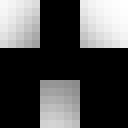
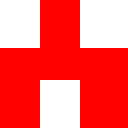
Before/after of a 128 × 128 layered artwork. What changed in the layer stack:
added layer "图层 #1" above "图层" over left=0, top=0, right=128, bottom=128
hid "Drop Shadow" over left=0, top=0, right=128, bottom=128
